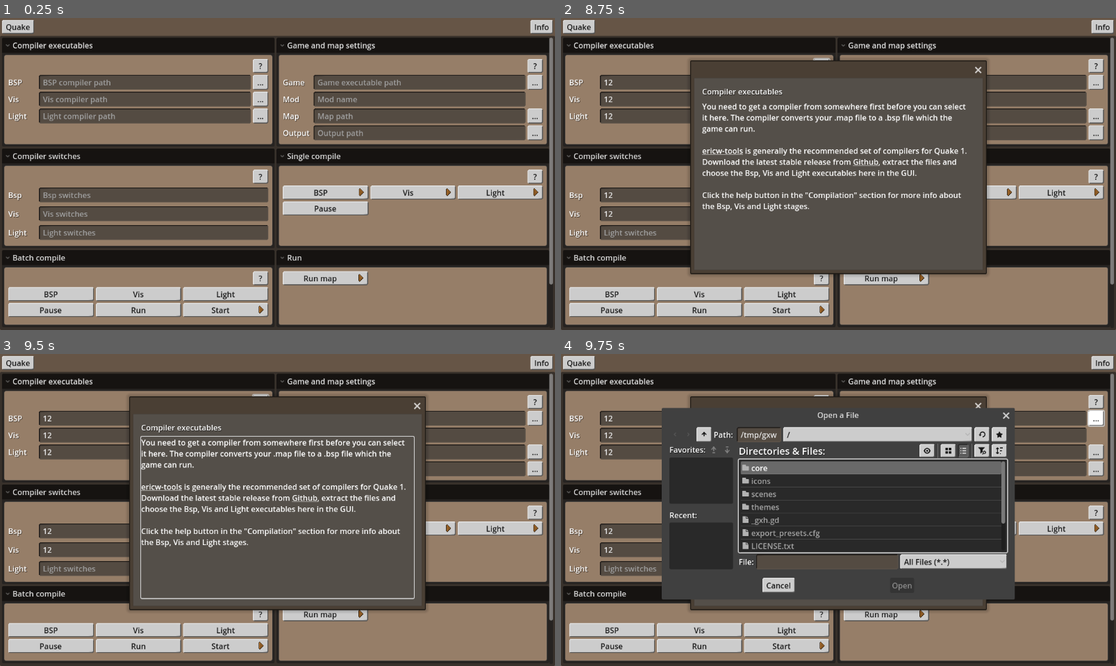
Above: before the commit, frames 1-4 (two rows, left to right).
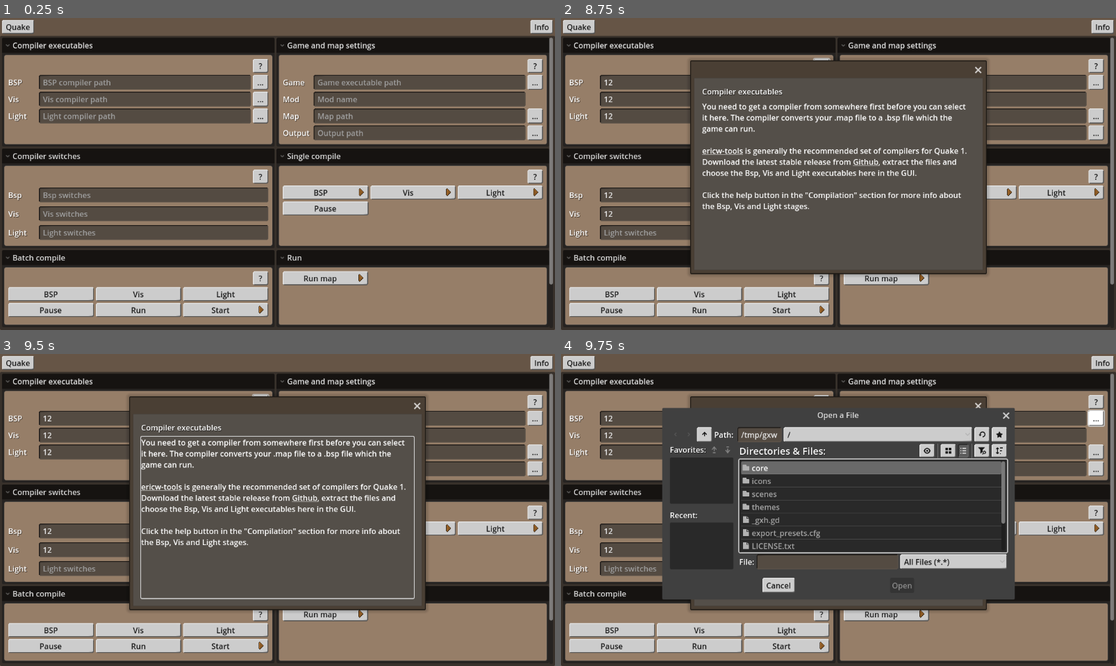
Above: after the commit, the same moments.

Repository: VictorKarp/Quakompiler
Game: Godot game, scene res://scenes/main/main.tscn
Two runs of this game, one before a commit and one after it. Both use one fixed random seed, a clock stepped at 60 frames per second and the inputs below.
Inputs (mouse positions are in pixels of both pictures, inside the frame that each line leads up to):
- Up to frame 1 (0.25 s): no input
- Up to frame 2 (8.75 s): click (705, 83) at 0.52 s; type "12" at 0.6 s; click (705, 99) at 0.75 s; type "12" at 0.83 s; click (705, 114) at 0.98 s; type "12" at 1.07 s; click (982, 83) at 1.27 s; type "12" at 1.35 s; click (982, 99) at 1.5 s; type "Alex" at 1.58 s; click (982, 114) at 1.73 s; type "12" at 1.82 s; click (982, 133) at 2.02 s; type "12" at 2.1 s; click (716, 195) at 2.25 s; type "12" at 2.33 s; click (716, 214) at 2.48 s; type "12" at 2.57 s; click "Start" at 2.75 s; click "Start" at 3.5 s; click "Quake" at 4.25 s; click "Info" at 5 s; click "Quake" at 5.75 s; click "?" at 6.5 s; click "..." at 7.25 s; click "..." at 8 s
- Up to frame 3 (9.5 s): click "..." at 8.75 s
- Up to frame 4 (9.75 s): click "..." at 9.5 s

Frames 1-3 are identical in both runs. In frame 4, 1.0% of the frame differs, in the area x 18-48%, y 17-79%.
Error in both runs: Cannot call method 'get_as_text' on a null value. (res://scenes/licenses/licenses.gd:16)

Commit message:
Move window size loading from Main to Config

Diff:
--- a/core/config/config.gd
+++ b/core/config/config.gd
@@ -37,6 +37,12 @@
 var _is_loading_config := false
 
 
+func _ready() -> void:
+	DisplayServer.window_set_min_size(Vector2i(420, 120))
+	_load_config()
+	_restore_window_size_and_pos()
+
+
 func _exit_tree() -> void:
 	config_global.set("window_size", DisplayServer.window_get_size())
 	config_global.set("window_position", DisplayServer.window_get_position())
@@ -56,7 +62,7 @@
 	config.save("config.ini")
 
 
-func load_config() -> void:
+func _load_config() -> void:
 	var config = ConfigFile.new()
 	var error = config.load("config.ini")
 	if error != OK:
@@ -117,3 +123,13 @@
 			return config_q1["vis_switches".split(" ", false)]
 		_:
 			return []
+
+
+func _restore_window_size_and_pos() -> void:
+	var window_size = config_global.get("window_size")
+	if window_size:
+		DisplayServer.window_set_size(window_size)
+
+	var window_position = config_global.get("window_position")
+	if window_position:
+		DisplayServer.window_set_position(window_position)
--- a/scenes/main/main.gd
+++ b/scenes/main/main.gd
@@ -1,20 +1,10 @@
 class_name Main
 extends Control
-
-
-func _init() -> void:
-	Config.config_loaded.connect(_on_config_loaded)
 
 
 func _ready() -> void:
 	# Running
 	%RunGame.pressed.connect(run_game)
-
-	# Window size
-	DisplayServer.window_set_min_size(Vector2i(420, 120))
-
-	# Config
-	Config.load_config()
 
 
 func _input(event: InputEvent) -> void:
@@ -28,16 +18,6 @@
 		Compiler.compile_selected()
 	if event.is_action_pressed("run"):
 		run_game()
-
-
-func _on_config_loaded() -> void:
-	var window_size = Config.get_global_value("window_size")
-	if window_size:
-		DisplayServer.window_set_size(window_size)
-
-	var window_position = Config.get_global_value("window_position")
-	if window_position:
-		DisplayServer.window_set_position(window_position)
 
 
 func run_game() -> void:
